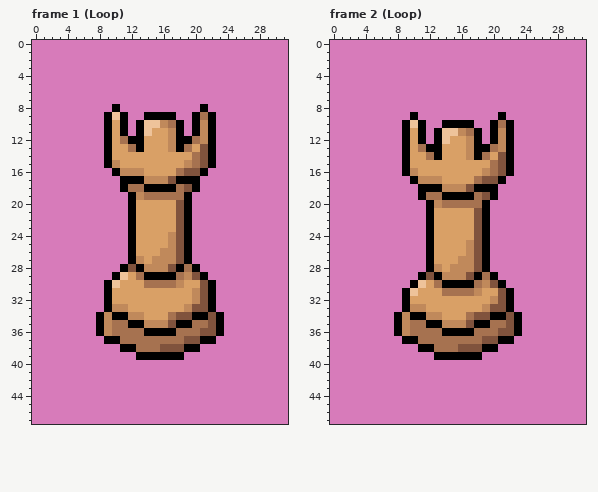
Edited in one commit: pixel-art file (resources/metasprites/dungeon/rook.aseprite). Above is the file before it was changed.
32x48 pixels, 3 frames. Shown: frame 1 (Loop), frame 2 (Loop). The commit also changed other frames, which this record leaves out.
The same view after the edit:
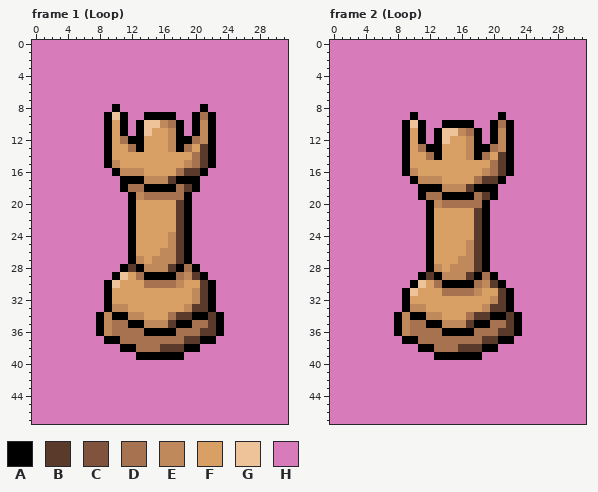
Palette (. is transparent): A #000000  B #5a3a2b  C #80533d  D #a67250  E #c0895b  F #d9a066  G #eec39a  H #d77bba
Commit message: Draw rook dead metasprite frame
Changes in this commit:
{"where": "frame 1 (Loop)"}
{"frame":1,"y":13,"x":21,"old":"C","new":"B"}
{"frame":1,"y":14,"x":21,"old":"C","new":"B"}
{"frame":1,"y":15,"x":21,"old":"C","new":"B"}
{"frame":1,"y":16,"x":19,"old":"CC","new":"BB"}
{"frame":1,"y":17,"x":17,"old":"C","new":"B"}
{"frame":1,"y":18,"x":19,"old":"C","new":"B"}
{"frame":1,"y":20,"x":18,"old":"C","new":"B"}
{"frame":1,"y":21,"x":18,"old":"C","new":"B"}
{"frame":1,"y":22,"x":18,"old":"C","new":"B"}
{"frame":1,"y":23,"x":18,"old":"C","new":"B"}
{"frame":1,"y":24,"x":18,"old":"C","new":"B"}
{"frame":1,"y":25,"x":18,"old":"C","new":"B"}
{"frame":1,"y":26,"x":18,"old":"C","new":"B"}
{"frame":1,"y":27,"x":18,"old":"C","new":"B"}
{"frame":1,"y":28,"x":12,"old":"C","new":"B"}
{"frame":1,"y":28,"x":17,"old":"C","new":"B"}
{"frame":1,"y":29,"x":20,"old":"C","new":"B"}
{"frame":1,"y":30,"x":21,"old":"C","new":"B"}
{"frame":1,"y":31,"x":21,"old":"C","new":"B"}
{"frame":1,"y":32,"x":21,"old":"C","new":"B"}
{"frame":1,"y":33,"x":20,"old":"CC","new":"BB"}
{"frame":1,"y":34,"x":18,"old":"CC","new":"BB"}
{"frame":1,"y":34,"x":22,"old":"C","new":"B"}
{"frame":1,"y":35,"x":17,"old":"C","new":"B"}
{"frame":1,"y":35,"x":22,"old":"C","new":"B"}
{"frame":1,"y":36,"x":21,"old":"CC","new":"BB"}
{"frame":1,"y":37,"x":19,"old":"CC","new":"BB"}
{"frame":1,"y":38,"x":16,"old":"CCC","new":"BBB"}
{"where": "frame 2 (Loop)"}
{"frame":2,"y":14,"x":21,"old":"C","new":"B"}
{"frame":2,"y":15,"x":21,"old":"C","new":"B"}
{"frame":2,"y":16,"x":21,"old":"C","new":"B"}
{"frame":2,"y":17,"x":19,"old":"CC","new":"BB"}
{"frame":2,"y":18,"x":17,"old":"C","new":"B"}
{"frame":2,"y":19,"x":19,"old":"C","new":"B"}
{"frame":2,"y":21,"x":18,"old":"C","new":"B"}
{"frame":2,"y":22,"x":18,"old":"C","new":"B"}
{"frame":2,"y":23,"x":18,"old":"C","new":"B"}
{"frame":2,"y":24,"x":18,"old":"C","new":"B"}
{"frame":2,"y":25,"x":18,"old":"C","new":"B"}
{"frame":2,"y":26,"x":18,"old":"C","new":"B"}
{"frame":2,"y":27,"x":18,"old":"C","new":"B"}
{"frame":2,"y":28,"x":18,"old":"C","new":"B"}
{"frame":2,"y":29,"x":12,"old":"C","new":"B"}
{"frame":2,"y":29,"x":17,"old":"C","new":"B"}
{"frame":2,"y":30,"x":20,"old":"C","new":"B"}
{"frame":2,"y":31,"x":21,"old":"C","new":"B"}
{"frame":2,"y":32,"x":21,"old":"C","new":"B"}
{"frame":2,"y":33,"x":20,"old":"CC","new":"BB"}
{"frame":2,"y":34,"x":18,"old":"CC","new":"BB"}
{"frame":2,"y":34,"x":22,"old":"C","new":"B"}
{"frame":2,"y":35,"x":17,"old":"C","new":"B"}
{"frame":2,"y":35,"x":22,"old":"C","new":"B"}
{"frame":2,"y":36,"x":21,"old":"CC","new":"BB"}
{"frame":2,"y":37,"x":19,"old":"CC","new":"BB"}
{"frame":2,"y":38,"x":16,"old":"CCC","new":"BBB"}
